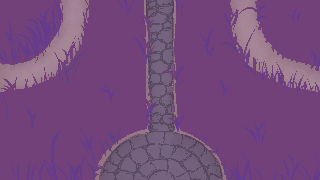
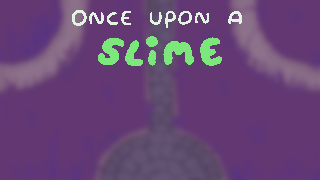
Before/after of a 320 x 180 layered artwork. What changed in the layer stack:
added layer "Paint Layer 12" above "Paint Layer 11" over [0, 0, 320, 180]
added layer "Paint Layer 11" (multiply, 18%) above "Copy of Group 10 Merged" over [0, 0, 320, 180]
added layer "Copy of Group 10 Merged" above "Copy of Group 10" over [0, 0, 320, 180]
added group "Group 10" with 11 layers over [0, 0, 320, 180]
moved "Paint Layer 7" into group "Group 10" over [0, 0, 320, 180]
moved "Paint Layer 8" into group "Group 10" over [0, 0, 320, 180]
moved "Copy of Clipping Group 3 Merged" into group "Group 10" over [0, 0, 320, 180]
moved "Paint Layer 1" into group "Group 10" over [0, 0, 320, 180]